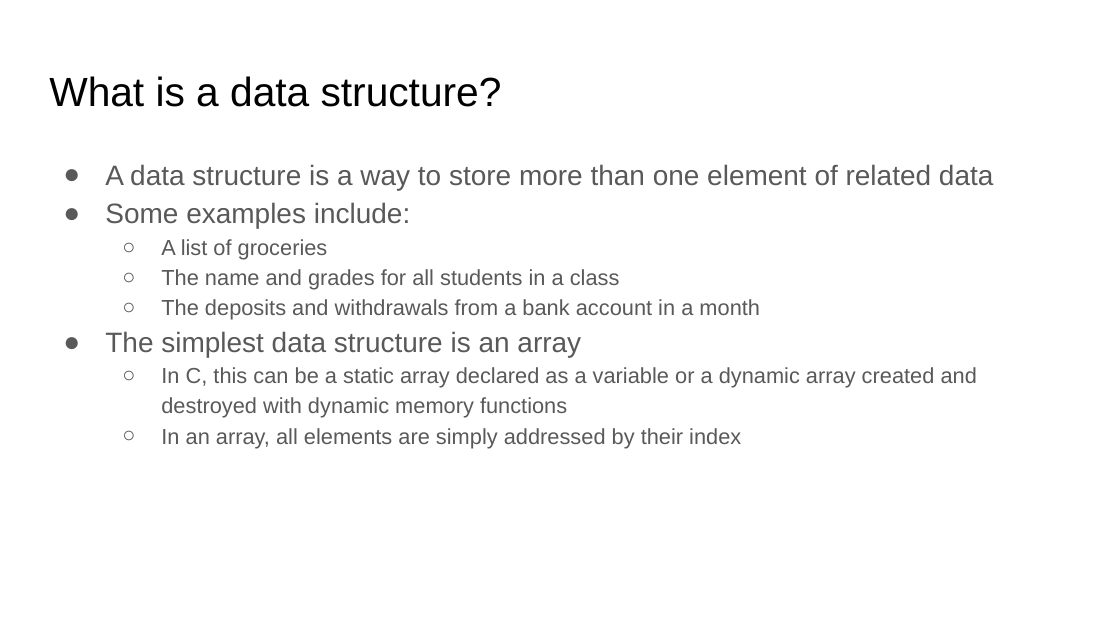
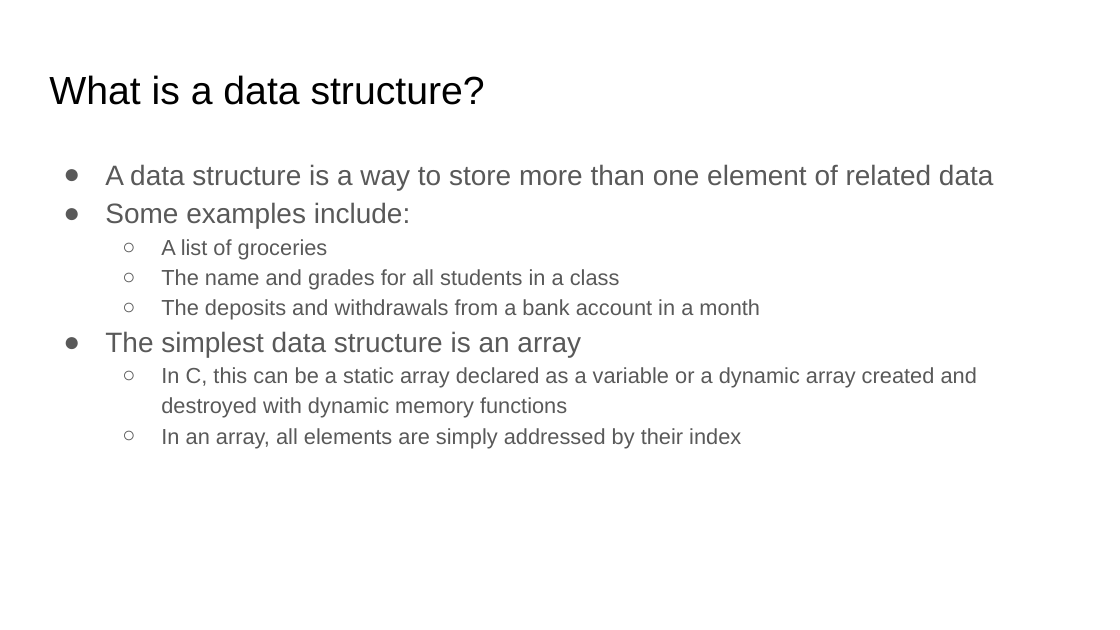
Before and after one commit to brian-card/data-structures, a slide deck: slide 4 of Data Structures in C.pptx (slide 2 before the commit). Drawn at 1120x630 pixels with LibreOffice and Linux fonts; fonts in the diff are those of the drawing. Boxes give left, top, right and bottom in pixels: in the first picture for what was removed or moved away, otherwise in the second. Text is boxed around its words. In the diff, an @@ line names an element or a change of style, - is before the commit and + after.

```diff
--- a/Data Structures in C.pptx
+++ b/Data Structures in C.pptx
@@ title "What is a data structure?" at box(49, 75, 485, 105): size 26.1 to 25.2 pt @@
```
Also in this commit, not shown: 6 other slides changed, 1 slide added.
